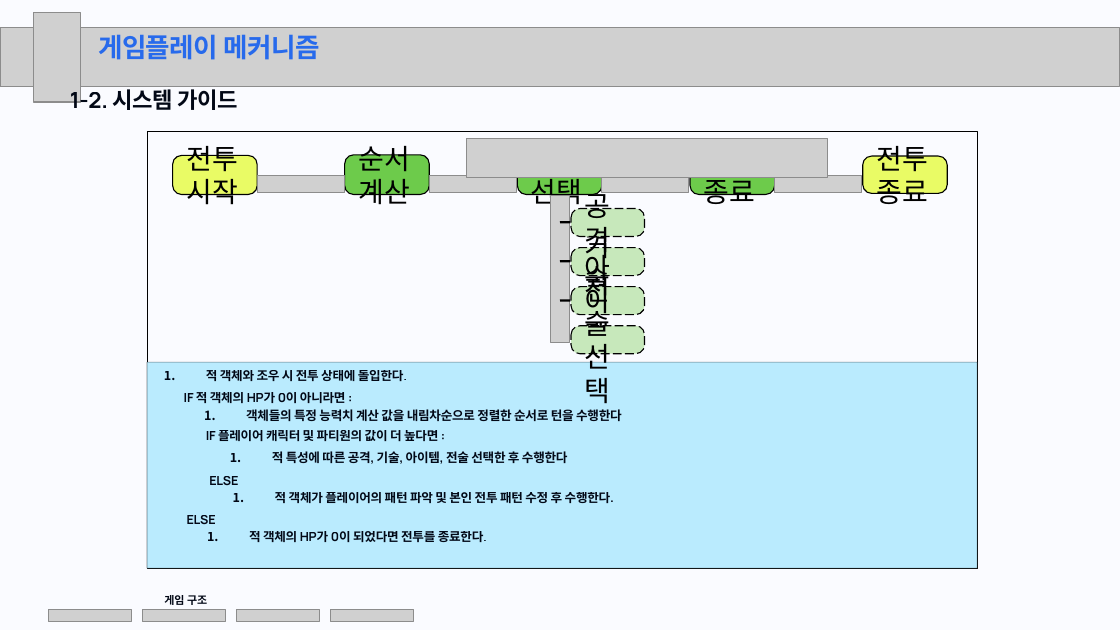
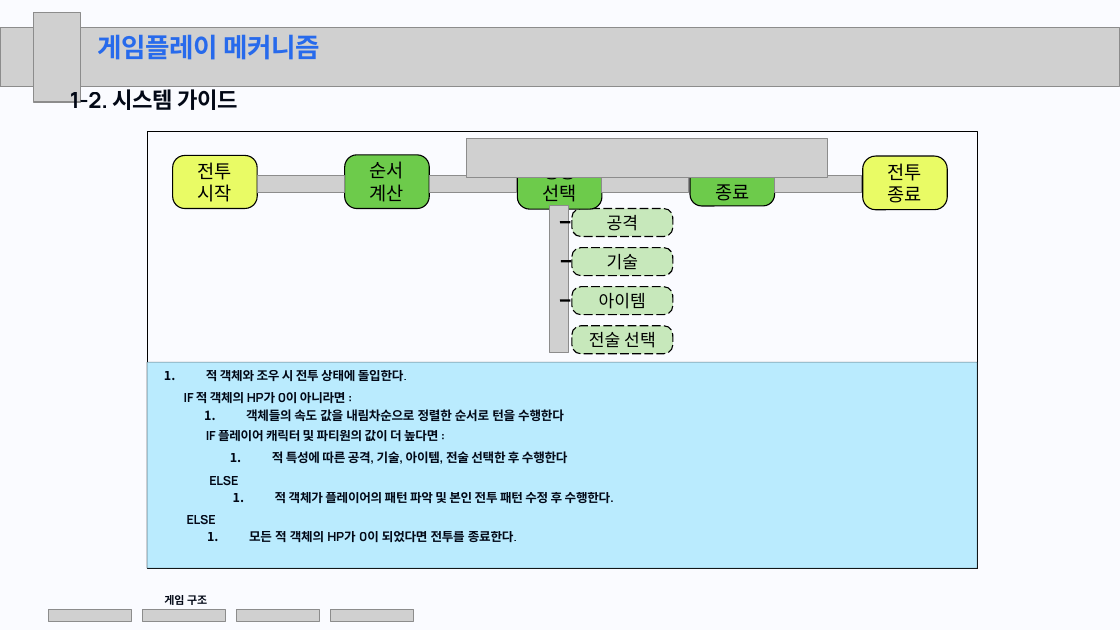
Before and after one commit to KuroaLime/Tales_of_the_Dark_Throne, a slide deck: slide 16 of 문서/제출/최종 결과 보고서ppt.pptx (slide 15 before the commit). Drawn at 1120x630 pixels with LibreOffice and Linux fonts; fonts in the diff are those of the drawing; grey boxes stand for pictures. Boxes give left, top, right and bottom in pixels: in the first picture for what was removed or moved away, otherwise in the second. Text is boxed around its words. In the diff, an @@ line names an element or a change of style, - is before the commit and + after.

```diff
--- a/문서/제출/최종 결과 보고서ppt.pptx
+++ b/문서/제출/최종 결과 보고서ppt.pptx
@@ rounded rectangle "전투 시작": place and size @@
-rounded rectangle "전투 시작" at (172, 156, 258, 195)
+rounded rectangle "전투 시작" at (172, 156, 258, 208)
@@ rounded rectangle "순서 계산": place and size @@
-rounded rectangle "순서 계산" at (345, 155, 430, 194)
+rounded rectangle "순서 계산" at (345, 155, 430, 208)
@@ rounded rectangle "행동 선택": place and size @@
-rounded rectangle "행동 선택" at (517, 156, 603, 195)
+rounded rectangle "행동 선택" at (517, 156, 603, 209)
@@ rounded rectangle "턴": place and size @@
-rounded rectangle "턴" at (690, 156, 775, 195)
+rounded rectangle "턴" at (690, 156, 775, 206)
@@ text in rounded rectangle at (715, 177, 749, 201): text changed; size 18 to 12 pt @@
-턴 종료
+턴
+종료
@@ size 18 to 12 pt; alignment left to centre in 4 elements at (172, 156, 258, 208), (345, 155, 430, 208), (517, 156, 603, 209), (862, 156, 948, 209) @@
@@ rounded rectangle "전투 종료": place and size @@
-rounded rectangle "전투 종료" at (862, 156, 948, 193)
+rounded rectangle "전투 종료" at (862, 156, 948, 209)
@@ picture: place and size @@
-picture at (550, 196, 569, 343)
+picture at (549, 206, 568, 353)
@@ rounded rectangle "공격": place and size @@
-rounded rectangle "공격" at (571, 208, 645, 236)
+rounded rectangle "공격" at (572, 208, 673, 236)
@@ rounded rectangle "기술": place and size @@
-rounded rectangle "기술" at (571, 248, 645, 276)
+rounded rectangle "기술" at (572, 248, 673, 276)
@@ rounded rectangle "아이템": place and size @@
-rounded rectangle "아이템" at (571, 287, 645, 315)
+rounded rectangle "아이템" at (572, 287, 673, 315)
@@ size 18 to 11 pt; alignment left to centre in 4 elements at (572, 248, 673, 276), (572, 208, 673, 236), (572, 287, 673, 315), (572, 326, 673, 354) @@
@@ rounded rectangle "전술 선택": place and size @@
-rounded rectangle "전술 선택" at (571, 326, 645, 354)
+rounded rectangle "전술 선택" at (572, 326, 673, 354)
@@ text at (246, 409, 564, 421): text changed @@
-1. 객체들의 특정 능력치 계산 값을 내림차순으로 정렬한 순서로 턴을 수행한다
+1. 객체들의 속도 값을 내림차순으로 정렬한 순서로 턴을 수행한다
@@ text at (249, 531, 517, 542): text changed @@
-1. 적 객체의 HP가 0이 되었다면 전투를 종료한다.
+1. 모든 적 객체의 HP가 0이 되었다면 전투를 종료한다.
```
Also in this commit, not shown: 6 other slides changed, 1 slide added, 1 other file.
